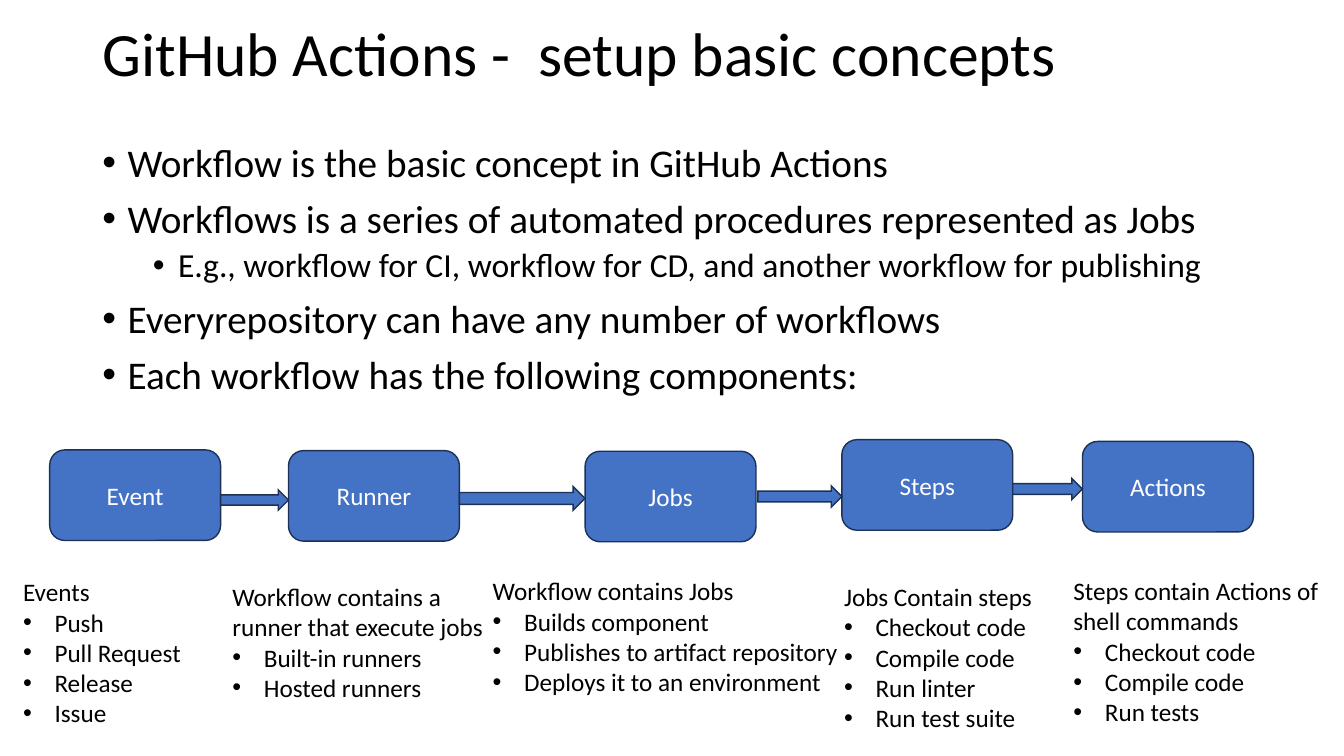
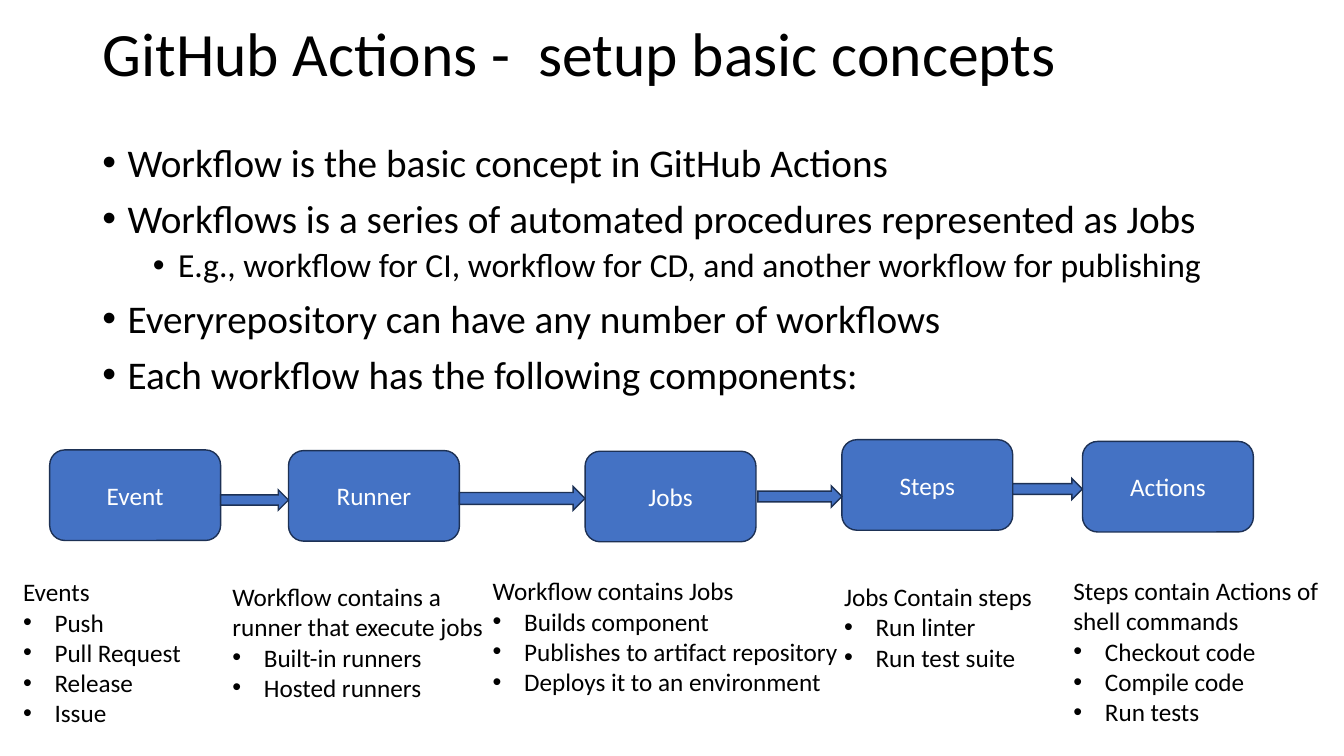
Before and after one commit to johnxu21/johnxu21.github.io, a slide deck: slide 19 of teaching/CS472/Timetable/CI-CD.pptx. Drawn at 1344x756 pixels with LibreOffice and Linux fonts; fonts in the diff are those of the drawing. Boxes give left, top, right and bottom in pixels: in the first picture for what was removed or moved away, otherwise in the second. Text is boxed around its words. In the diff, an @@ line names an element or a change of style, - is before the commit and + after.

```diff
--- a/teaching/CS472/Timetable/CI-CD.pptx
+++ b/teaching/CS472/Timetable/CI-CD.pptx
@@ text at box(876, 618, 1026, 671): paragraphs removed @@
-• Checkout code
-• Compile code
```
Also in this commit, not shown: 4 other slides changed, 2 other files.
